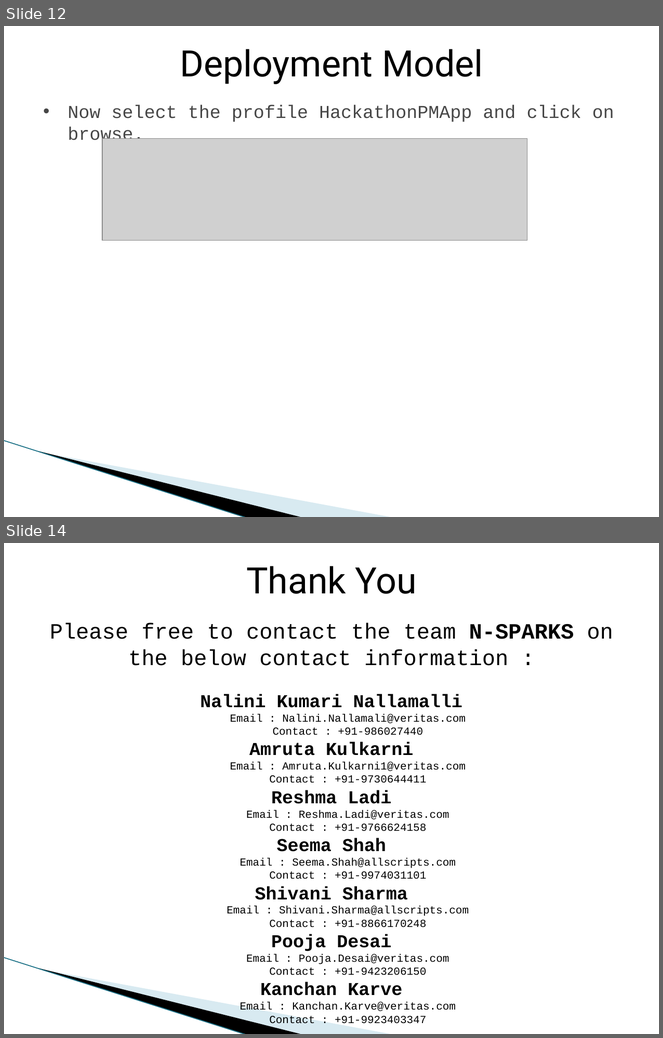
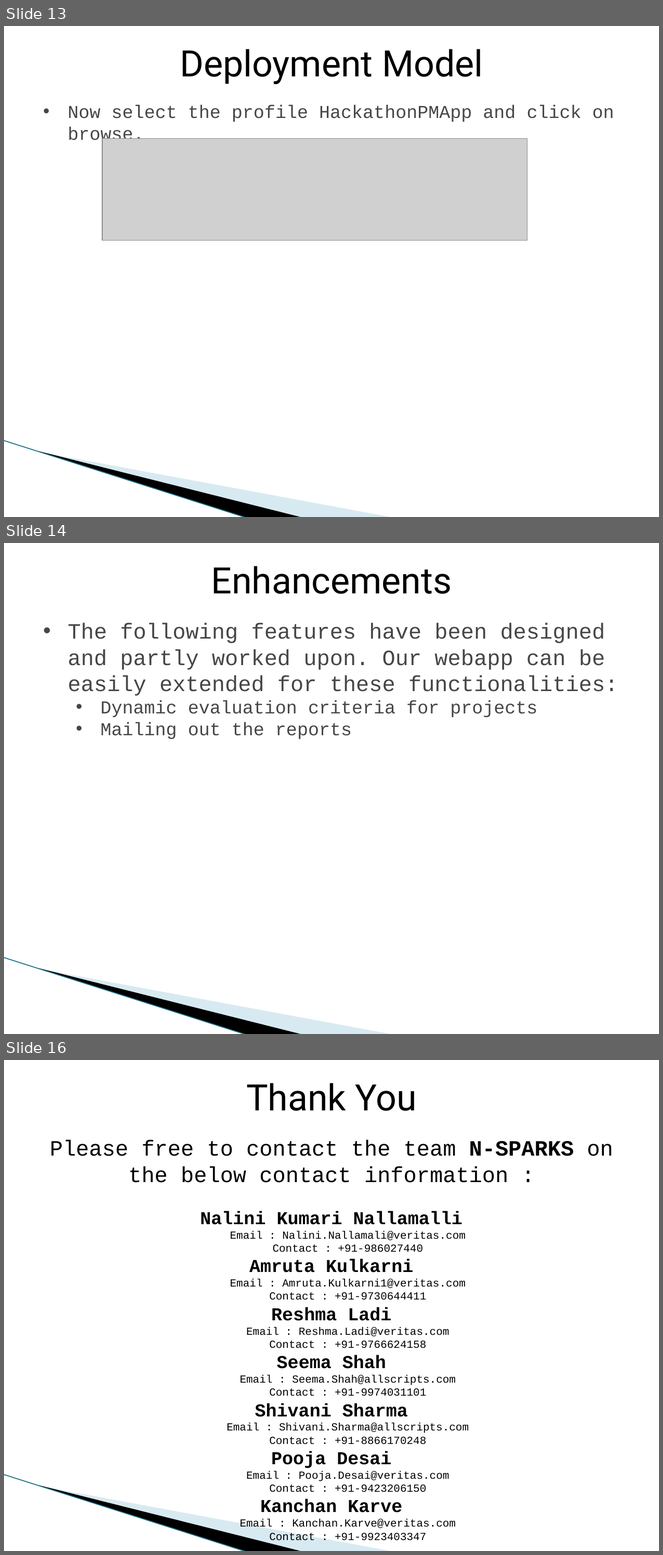
Before and after one commit to nalininallamalli/NSPACKS_PROJECT_MGMT, a slide deck: Project Management App.pptx. Shown one above the other, each under a label of ours: slides 12 and 14 before the commit, slides 13, 14 and 16 after it; the slides between them are not shown. The pictures are 663x1038 and 663x1555 pixels, drawn with LibreOffice and Linux fonts; fonts in the diff are those of the drawing; grey boxes stand for pictures; background and template pictures are left out. Boxes give left, top, right and bottom in pixels: in the first picture for what was removed or moved away, otherwise in the second. Text is boxed around its words. In the diff, an @@ line names an element or a change of style, - is before the commit and + after.

```diff
--- a/Project Management App.pptx
+++ b/Project Management App.pptx
@@ slide 14 added at box(4, 543, 659, 1034), background #FFFFFF; not listed: 3 template elements that a slide beside it also shows @@
@@ text added at box(211, 566, 452, 594), 40 pt, text #000000 @@
+Enhancements
@@ text added at box(68, 623, 618, 740), 24 pt, text #464646 @@
+• The following features have been designed and partly worked upon. Our webapp can be easily extended for these functionalities:
+  • Dynamic evaluation criteria for projects
+  • Mailing out the reports
@@ what was slide 12 is now slide 13 @@
@@ what was slide 14 is now slide 16 @@
```
Also in this commit, not shown: 5 slides changed, 1 other slide added.
